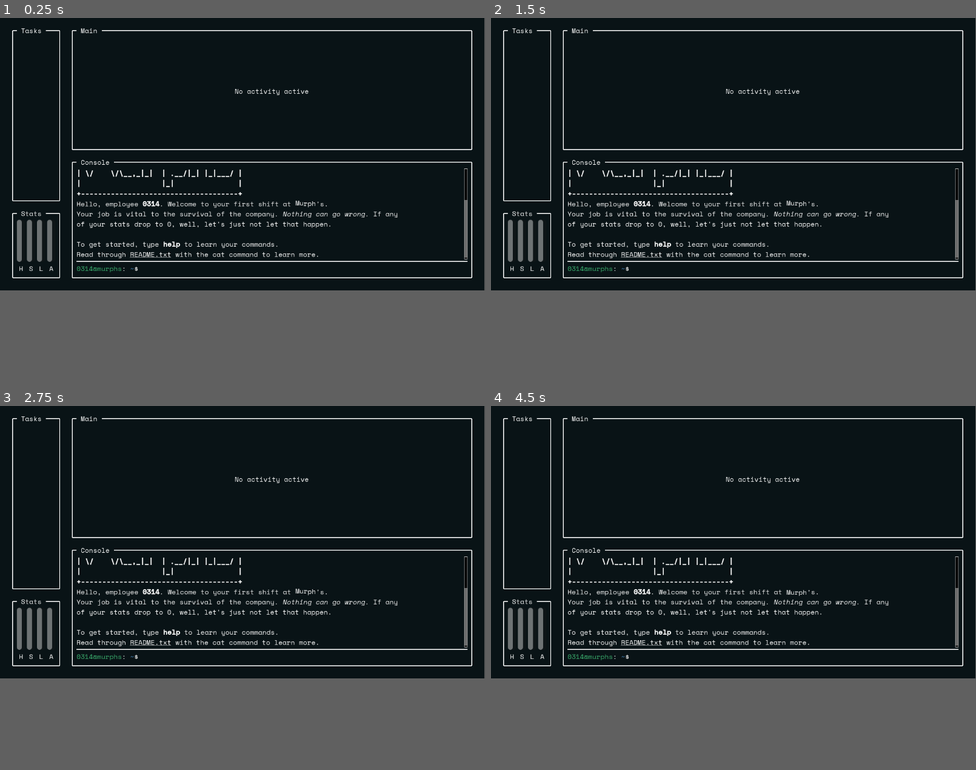
Above: before the commit, frames 1-4 (two rows, left to right).
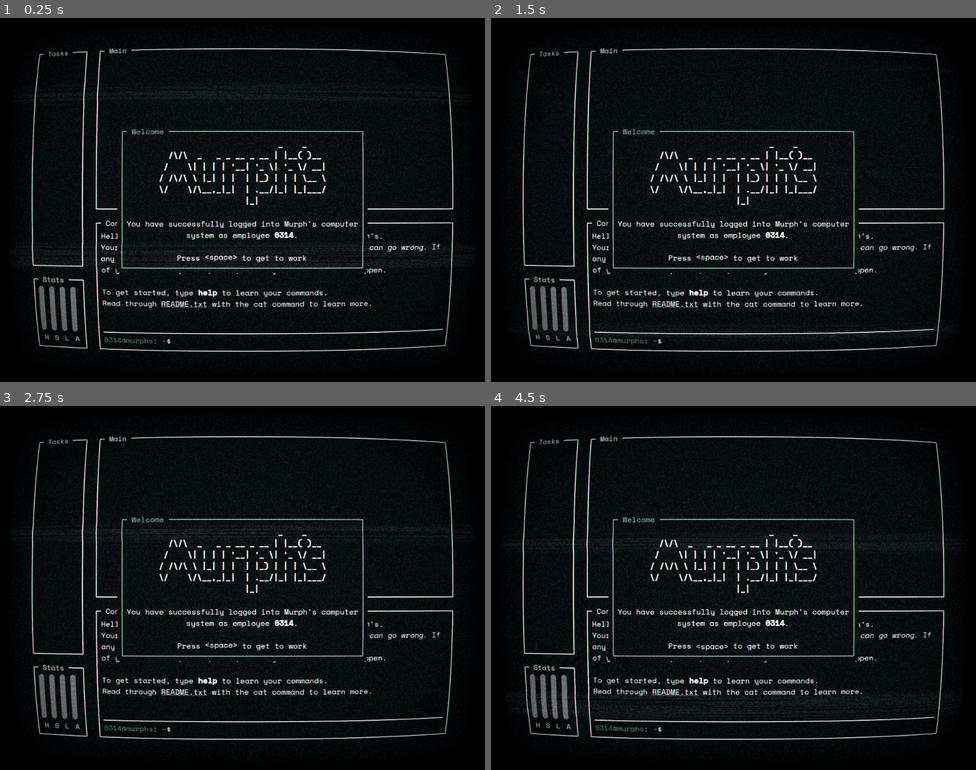
Above: after the commit, the same moments.

Repository: Quantumplatr/murphs
Game: Godot game, scene res://scenes/terminal/terminal.tscn
Two runs of this game, one before a commit and one after it. Both use one fixed random seed, a clock stepped at 60 frames per second and the inputs below.
Inputs (mouse positions are in pixels of both pictures, inside the frame that each line leads up to):
- Up to frame 1 (0.25 s): no input
- Up to frame 2 (1.5 s): move the mouse to (840, 141) at 0.52 s; hold Up (ui_up) 0.53-1.28 s; click (840, 141) at 0.67 s; move the mouse to (636, 167) at 1.27 s; hold Down (ui_down) from 1.28 s (still down); click (636, 167) at 1.42 s
- Up to frame 3 (2.75 s): tap Enter at 2 s; move the mouse to (291, 482) at 2.02 s; release Down (ui_down) at 2.03 s; hold Up (ui_up) from 2.03 s (still down); click (291, 482) at 2.17 s
- Up to frame 4 (4.5 s): move the mouse to (709, 595) at 2.77 s; click (709, 595) at 2.92 s; move the mouse to (879, 584) at 3.52 s; release Up (ui_up) at 3.53 s; hold Down (ui_down) from 3.53 s (still down); click (879, 584) at 3.67 s; move the mouse to (588, 500) at 4.27 s; click (588, 500) at 4.42 s
In our replay, the window is 799x449 before the commit and 800x600 after it. These sizes can differ from the game's own. Grey fills any space a smaller window leaves; there, only what the larger window draws over its background counts as a difference.

The runs differ from the first frame. In frame 1, 12% of the frame differs, in the area x 2-98%, y 2-92%; in frame 2, 12%; in frame 3, 12%; in frame 4, 13%.

Commit message:
feat: styling and export fixes

Diff:
--- /dev/null
+++ b/autoloads/constants.gd
@@ -0,0 +1,3 @@
+extends Node
+
+@export var MAIN_BG_COLOR: Color = Color(0.038, 0.076, 0.086)
--- /dev/null
+++ b/autoloads/constants.tscn
@@ -0,0 +1,6 @@
+[gd_scene load_steps=2 format=3 uid="uid://duyuwnrrkh1ub"]
+
+[ext_resource type="Script" path="res://autoloads/constants.gd" id="1_df86x"]
+
+[node name="Constants" type="Node"]
+script = ExtResource("1_df86x")
--- a/project.godot
+++ b/project.godot
@@ -15,6 +15,15 @@
 config/features=PackedStringArray("4.3", "Forward Plus")
 config/icon="res://icon.svg"
 
+[autoload]
+
+Constants="*res://autoloads/constants.tscn"
+
+[display]
+
+window/size/viewport_width=1024
+window/size/viewport_height=768
+
 [editor]
 
 export/convert_text_resources_to_binary=false
@@ -24,6 +33,10 @@
 theme/custom="res://assets/ui/main_theme.tres"
 theme/custom_font="res://assets/fonts/SpaceMono/SpaceMono-Regular.ttf"
 
+[rendering]
+
+textures/vram_compression/import_etc2_astc=true
+
 [richer_text_label]
 
 fonts={
--- a/scenes/terminal/terminal.tscn
+++ b/scenes/terminal/terminal.tscn
@@ -1,8 +1,33 @@
-[gd_scene load_steps=4 format=3 uid="uid://d0mvvxq3dr5bc"]
+[gd_scene load_steps=6 format=3 uid="uid://d0mvvxq3dr5bc"]
 
 [ext_resource type="PackedScene" uid="uid://buk5cqlpcfcri" path="res://scenes/terminal/windows/graphs/graphs.tscn" id="1_dq6hx"]
+[ext_resource type="Shader" path="res://effects/shaders/crt.gdshader" id="1_n50xl"]
 [ext_resource type="PackedScene" uid="uid://2qyjmergbweq" path="res://scenes/terminal/windows/window.tscn" id="1_qftun"]
 [ext_resource type="PackedScene" uid="uid://bmy3kpxcpunip" path="res://scenes/terminal/windows/console/console.tscn" id="3_yxkve"]
+
+[sub_resource type="ShaderMaterial" id="ShaderMaterial_c74id"]
+shader = ExtResource("1_n50xl")
+shader_parameter/overlay = true
+shader_parameter/scanlines_opacity = 0.01
+shader_parameter/scanlines_width = 0.25
+shader_parameter/grille_opacity = 0.3
+shader_parameter/resolution = Vector2(640, 480)
+shader_parameter/pixelate = false
+shader_parameter/roll = true
+shader_parameter/roll_speed = 8.0
+shader_parameter/roll_size = 15.0
+shader_parameter/roll_variation = 1.8
+shader_parameter/distort_intensity = 0.001
+shader_parameter/noise_opacity = 0.1
+shader_parameter/noise_speed = 5.0
+shader_parameter/static_noise_intensity = 0.06
+shader_parameter/aberration = 0.00400005
+shader_parameter/brightness = 1.4
+shader_parameter/discolor = true
+shader_parameter/warp_amount = 0.5
+shader_parameter/clip_warp = false
+shader_parameter/vignette_intensity = 0.4
+shader_parameter/vignette_opacity = 0.5
 
 [node name="Terminal" type="Control"]
 layout_mode = 3
@@ -19,6 +44,7 @@
 anchor_bottom = 1.0
 grow_horizontal = 2
 grow_vertical = 2
+mouse_filter = 2
 color = Color(0.0377702, 0.0759321, 0.0861049, 1)
 
 [node name="Main" type="MarginContainer" parent="."]
@@ -28,10 +54,10 @@
 anchor_bottom = 1.0
 grow_horizontal = 2
 grow_vertical = 2
-theme_override_constants/margin_left = 20
-theme_override_constants/margin_top = 20
-theme_override_constants/margin_right = 20
-theme_override_constants/margin_bottom = 20
+theme_override_constants/margin_left = 50
+theme_override_constants/margin_top = 50
+theme_override_constants/margin_right = 50
+theme_override_constants/margin_bottom = 50
 
 [node name="Columns" type="HBoxContainer" parent="Main"]
 layout_mode = 2
@@ -42,9 +68,11 @@
 theme_override_constants/separation = 10
 
 [node name="TasksWin" parent="Main/Columns/Left" instance=ExtResource("1_qftun")]
+custom_minimum_size = Vector2(109, 60)
 layout_mode = 2
 size_flags_vertical = 3
 title = "Tasks"
+bg_color = Color(0.1, 0.1, 0.1, 1)
 
 [node name="Tasks" type="ScrollContainer" parent="Main/Columns/Left/TasksWin"]
 layout_mode = 2
@@ -53,8 +81,10 @@
 layout_mode = 2
 
 [node name="GraphsWin" parent="Main/Columns/Left" instance=ExtResource("1_qftun")]
+custom_minimum_size = Vector2(109, 60)
 layout_mode = 2
 title = "Stats"
+bg_color = Color(0.1, 0.1, 0.1, 1)
 
 [node name="Graphs" parent="Main/Columns/Left/GraphsWin" instance=ExtResource("1_dq6hx")]
 layout_mode = 2
@@ -65,29 +95,32 @@
 theme_override_constants/separation = 10
 
 [node name="MainWin" parent="Main/Columns/Right" instance=ExtResource("1_qftun")]
+custom_minimum_size = Vector2(100, 60)
 layout_mode = 2
 size_flags_vertical = 3
 size_flags_stretch_ratio = 3.0
 title = "Main"
+bg_color = Color(0.1, 0.1, 0.1, 1)
 
 [node name="CenterContainer" type="CenterContainer" parent="Main/Columns/Right/MainWin"]
 layout_mode = 2
 
 [node name="Label" type="Label" parent="Main/Columns/Right/MainWin/CenterContainer"]
 layout_mode = 2
-text = "No activity active"
+text = "No application active"
 
 [node name="ConsoleWin" parent="Main/Columns/Right" instance=ExtResource("1_qftun")]
+custom_minimum_size = Vector2(129, 60)
 layout_mode = 2
 size_flags_vertical = 3
 size_flags_stretch_ratio = 2.0
 title = "Console"
+bg_color = Color(0.1, 0.1, 0.1, 1)
 
 [node name="Console" parent="Main/Columns/Right/ConsoleWin" instance=ExtResource("3_yxkve")]
 layout_mode = 2
 
 [node name="Modals" type="CenterContainer" parent="."]
-visible = false
 layout_mode = 1
 anchors_preset = 15
 anchor_right = 1.0
@@ -96,11 +129,37 @@
 grow_vertical = 2
 
 [node name="Window" parent="Modals" instance=ExtResource("1_qftun")]
+custom_minimum_size = Vector2(129, 60)
 layout_mode = 2
-title = "Error"
-color = Color(1, 0.49, 0.49, 1)
+title = "Welcome"
+color = Color(0.407332, 0.742735, 0.657785, 1)
 show_background = true
 
-[node name="Label" type="Label" parent="Modals/Window"]
+[node name="Label" type="RichTextLabel" parent="Modals/Window"]
 layout_mode = 2
-text = "Something went wrong"
+bbcode_enabled = true
+text = "[center][b]                     _    _
+ /\\/\\  _   _ _ __ _ __ | |__( )__
+ /    \\| | | | '__| '_ \\| '_ \\/ __|
+/ /\\/\\ \\ |_| | |  | |_) | | | \\__ \\
+\\/    \\/\\__,_|_|  | .__/|_| |_|___/
+    |_|
+[/b]
+You have successfully logged into Murph's computer
+system as employee [b]0314[/b].
+
+Press [wave]<space>[/wave] to get to work
+[/center]"
+fit_content = true
+autowrap_mode = 0
+
+[node name="CRT" type="ColorRect" parent="."]
+material = SubResource("ShaderMaterial_c74id")
+layout_mode = 1
+anchors_preset = 15
+anchor_right = 1.0
+anchor_bottom = 1.0
+grow_horizontal = 2
+grow_vertical = 2
+mouse_filter = 2
+color = Color(0.0377702, 0.0759321, 0.0861049, 1)
--- a/scenes/terminal/windows/console/console.gd
+++ b/scenes/terminal/windows/console/console.gd
@@ -4,12 +4,11 @@
 @onready var input: LineEdit = %Input
 @onready var prompt_lbl: RichTextLabel = %Prompt
 
-#const HOME = "user://"
 const HOME = "res://drive"
 
 var user: String = "0314"
 var computer: String = "murphs"
-var dir: DirAccess = DirAccess.open(HOME)
+var dir: DirAccess
 
 var history: Array[String] = []
 var history_index: int = -1
@@ -36,6 +35,7 @@
 
 # Called when the node enters the scene tree for the first time.
 func _ready() -> void:
+	dir = DirAccess.open(HOME)
 	update_prompt()
 	display.append_text(welcome())
 
@@ -170,15 +170,7 @@
 	return "\n".join(history) + "\n"
 
 func welcome() -> String:
-	return """[b]+-------------------------------------+
-|                          _    _     |
-|   /\\/\\  _   _ _ __ _ __ | |__( )__  |
-|  /    \\| | | | '__| '_ \\| '_ \\/ __| |
-| / /\\/\\ \\ |_| | |  | |_) | | | \\__ \\ |
-| \\/    \\/\\__,_|_|  | .__/|_| |_|___/ |
-|                   |_|               |
-+-------------------------------------+[/b]
-Hello, employee [b]%s[/b]. Welcome to your first shift at [wave]Murph's[/wave].
+	return """Hello, employee [b]%s[/b]. Welcome to your first shift at [wave]Murph's[/wave].
 Your job is vital to the survival of the company. [i]Nothing can go wrong[/i]. If any
 of your stats drop to 0, well, let's just not let that happen.
 
@@ -187,4 +179,4 @@
 """ % [user]
 
 func whoami() -> String:
-	return "%s" % user
+	return "%s\n" % user
--- a/scenes/terminal/windows/window.gd
+++ b/scenes/terminal/windows/window.gd
@@ -1,23 +1,29 @@
+@tool
 extends MarginContainer
 
-@export var title: String = "Window"
+@export var title: String = "Window":
+	get:
+		return title
+	set(value):
+		title = value
+		text_width = default_font.get_string_size(title).x
+		custom_minimum_size = Vector2(offset*6+text_width, offset*6)
+
 @export var thickness: int = 2
 @export var color: Color = Color.WHITE
 @export var show_background: bool = false
-@export var bg_color: Color = Color(0.1,0.1,0.1)
+@export var bg_color: Color = Color(0.038, 0.076, 0.086)
+#@export var bg_color: Color = Constants.MAIN_BG_COLOR
 
 #@export var offset: int = 10
 var offset: int = 10
 
-var default_font: Font
-var default_font_size: int
+var default_font: Font = ThemeDB.fallback_font
+var default_font_size: int = ThemeDB.fallback_font_size
 var text_width: int
 
 func _ready():
-	default_font = ThemeDB.fallback_font
-	default_font_size = ThemeDB.fallback_font_size
 	text_width = default_font.get_string_size(title).x
-
 	custom_minimum_size = Vector2(offset*6+text_width, offset*6)
 
 func _draw():
Not shown, changed: drive/README.txt
Not shown, added: effects/shaders/crt.gdshader.uid
Not shown, added: effects/text/rich_text_encrypted.gd.uid
Not shown, changed: export_presets.cfg
Not shown, added: scenes/terminal/windows/console/console.gd.uid
Not shown: 1 places in scenes/terminal/windows/console/console.tscn that only renumber resources
Not shown, added: scenes/terminal/windows/graphs/bar.gd.uid
Not shown: 1 places in scenes/terminal/windows/graphs/bar.tscn that only renumber resources
Not shown, added: scenes/terminal/windows/window.gd.uid
Not shown, removed: builds/Murph's.console.exe
Not shown, changed: builds/Murph's.exe
Not shown, removed: builds/Murph's.pck
(and 3 more such lines)
